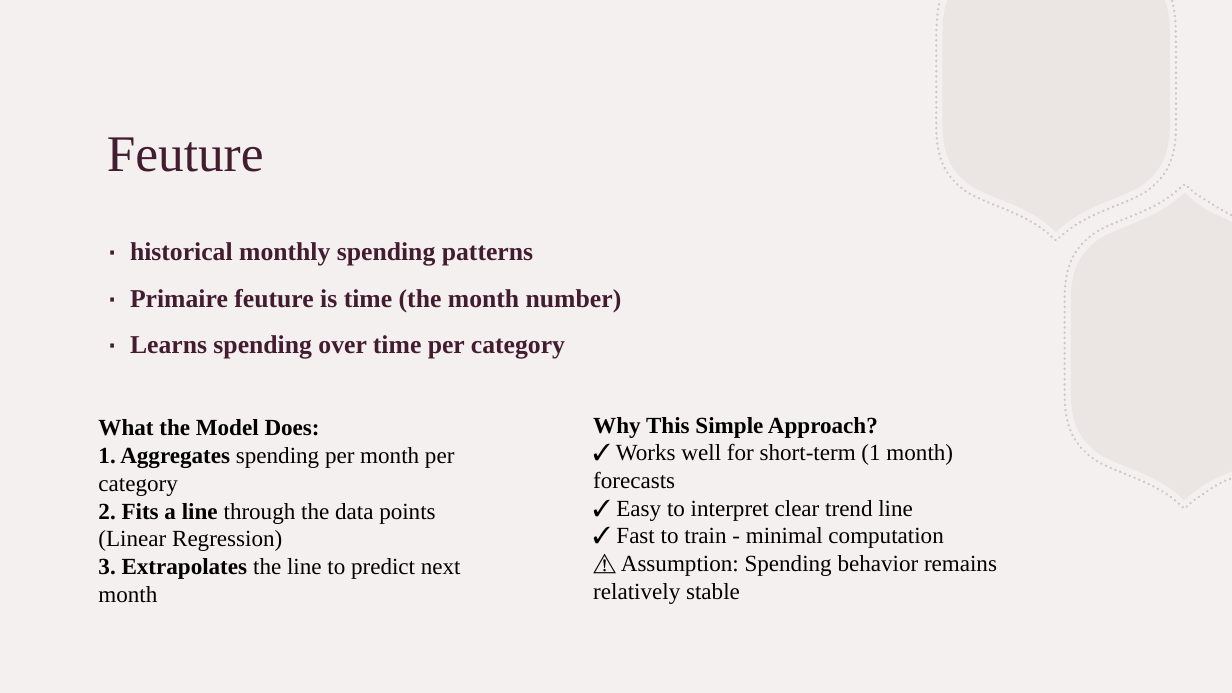
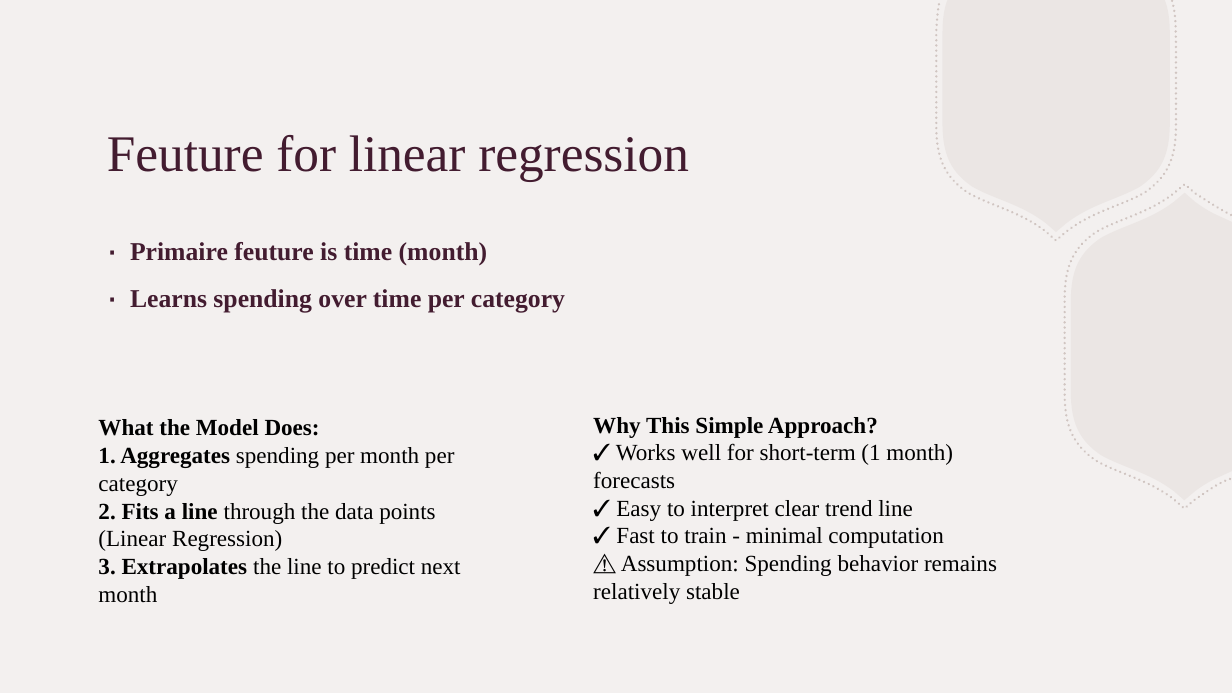
Before and after one commit to JasperCroijmans/personal-finance-analyzer, a slide deck: slide 4 of Personal_Finance_Analyzer_Presentation.pptx. Drawn at 1232x693 pixels with LibreOffice and Linux fonts; fonts in the diff are those of the drawing. Boxes give left, top, right and bottom in pixels: in the first picture for what was removed or moved away, otherwise in the second. Text is boxed around its words. In the diff, an @@ line names an element or a change of style, - is before the commit and + after.

```diff
--- a/Personal_Finance_Analyzer_Presentation.pptx
+++ b/Personal_Finance_Analyzer_Presentation.pptx
@@ title at bbox=[107, 135, 689, 182]: text changed @@
-Feuture
+Feuture for linear regression
@@ text at bbox=[130, 242, 488, 265]: text changed @@
-∙ historical monthly spending patterns
-∙ Primaire feuture is time (the month number)
+∙ Primaire feuture is time (month)
```
Also in this commit, not shown: 1 other slide changed.
